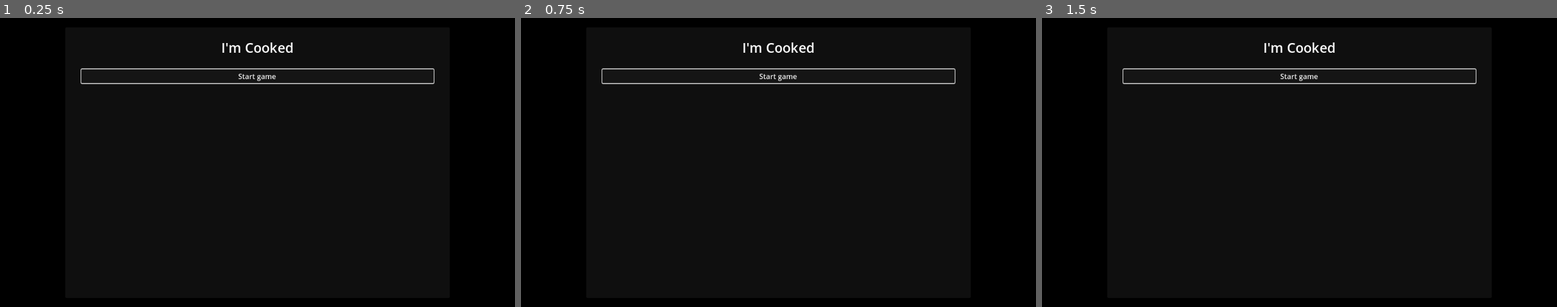
Above: before the commit, frames 1-3 (left to right).
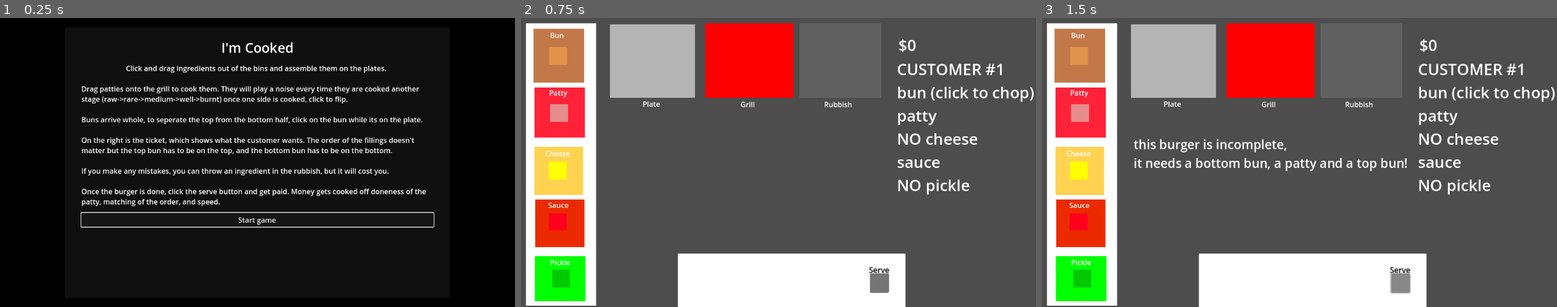
Above: after the commit, the same moments.

Repository: MooseGamerL/BananaPants
Game: Godot game, scene res://Scenes/main.tscn
The game is run twice, just before and just after one commit, with the same random seed, the same clock (stepped at 60 frames per second) and the same inputs.
Inputs (mouse positions are in pixels of both pictures, inside the frame that each line leads up to):
- Up to frame 1 (0.25 s): no input
- Up to frame 2 (0.75 s): click (778, 220) at 0.5 s, where only the run after the commit has a clickable "Start game"
- Up to frame 3 (1.5 s): click (1402, 283) at 1.25 s, where only the run after the commit has a clickable "Serve"

The runs differ from the first frame. In frame 1, 6.4% of the frame differs, in the area x 15-85%, y 16-73%; in frame 2, 100%, in the area x 0-100%, y 0-100%; in frame 3, 100%.

Commit message:
v1.15.1
finished instructions, fixed bug where 2 patties would give less money.

Diff:
--- a/Scenes/instructions.tscn
+++ b/Scenes/instructions.tscn
@@ -3,6 +3,7 @@
 [ext_resource type="Script" uid="uid://d36cmen5j4xeg" path="res://Scripts/Instructions.gd" id="1_8p7yn"]
 
 [node name="Instructions" type="CanvasLayer"]
+process_mode = 3
 script = ExtResource("1_8p7yn")
 
 [node name="Dim" type="ColorRect" parent="."]
@@ -45,6 +46,19 @@
 
 [node name="Body" type="RichTextLabel" parent="Panel/Margin/Rules"]
 layout_mode = 2
+text = "						Click and drag ingredients out of the bins and assemble them on the plates.
+
+Drag patties onto the grill to cook them. They will play a noise every time they are cooked another stage (raw->rare->medium->well->burnt) once one side is cooked, click to flip.
+
+Buns arrive whole, to seperate the top from the bottom half, click on the bun while its on the plate.
+
+On the right is the ticket, which shows what the customer wants. The order of the fillings doesn't matter but the top bun has to be on the top, and the bottom bun has to be on the bottom.
+
+If you make any mistakes, you can throw an ingredient in the rubbish, but it will cost you.
+
+Once the burger is done, click the serve button and get paid. Money gets cooked off doneness of the patty, matching of the order, and speed.
+"
+fit_content = true
 
 [node name="Start" type="Button" parent="Panel/Margin/Rules"]
 layout_mode = 2
--- a/Scripts/Instructions.gd
+++ b/Scripts/Instructions.gd
@@ -5,29 +5,27 @@
 
 @onready var start_button: Button = $Panel/Margin/Rules/Start
 
-#
+# On start connects the button to dissmiss function and shows the screen.
 func _ready() -> void:
 	start_button.pressed.connect(dismiss)
 	show_screen()
 
-#
+# Makes the screen visible and pauses the game while the screen is up.
 func show_screen() -> void:
 	visible = true
 	get_tree().paused = true
 	start_button.grab_focus()
 
-#
+# Hides the start screen and unpauses the game.
 func dismiss() -> void:
-	print("Dismissed")
 	if not visible:
 		return
 	visible = false
 	get_tree().paused = false
 	dismissed.emit()
 
-#
+# Calls dismiss whenever the button is pressed.
 func _unhandled_input(event: InputEvent) -> void:
-	print("asdwe")
 	if not visible:
 		return
 	if event is InputEventKey and event.pressed:
--- a/Scripts/Main.gd
+++ b/Scripts/Main.gd
@@ -170,10 +170,21 @@
 # updates the result label. Returns the total payout.
 func score_order(patties: Array, stack: Array, elapsed: float) -> int:
 	var cook := 0.0
+	print("--- PATTIES (%d) ---" % patties.size())
 	for p in patties:
-		cook += (side_score(p.top_state) + side_score(p.bottom_state)) / 2.0
-		if not patties.is_empty():
-			cook /= patties.size()
+		var top := side_score(p.top_state)
+		var bottom := side_score(p.bottom_state)
+		var scored := (top + bottom) / 2.0
+		cook += scored
+		print("  top=%-14s %.2f   bottom=%-14s %.2f   (down=%s)  ->  %.2f" % [
+			p.STATE_NAMES[p.top_state], top,
+			p.STATE_NAMES[p.bottom_state], bottom,
+			"top" if p.is_flipped else "bottom", scored])
+	if not patties.is_empty():
+		cook /= patties.size()
+		print("  cook = %.2f  (sum %.2f over %d)" % [cook, cook * patties.size(), patties.size()])
+	else:
+		print("  cook = 0.00  (no patty on the plate)")
 
 	var assembly := assembly_score(stack)
 
@@ -184,11 +195,10 @@
 
 	var payout : int = int(round(BASE_PRICE * cook * assembly)) + speed_bonus
 
-	print("<SERVE> cook=%.2f assembly=%.2f time=%.1fs speed=%d => $%d (wanted %s, got %s)" % [
+	print("--- SERVE --- cook=%.2f assembly=%.2f time=%.1fs speed=%d => $%d (wanted %s, got %s)" % [
 		cook, assembly, elapsed, speed_bonus, payout, str(order), str(counts(stack))])
 	show_result(cook, assembly, elapsed, speed_bonus, payout)
 	return payout
-
 
 # Scores how closely the plate's item counts match the order (0-1), then
 # applies a penalty if the bottom/top buns aren't in the right place.
